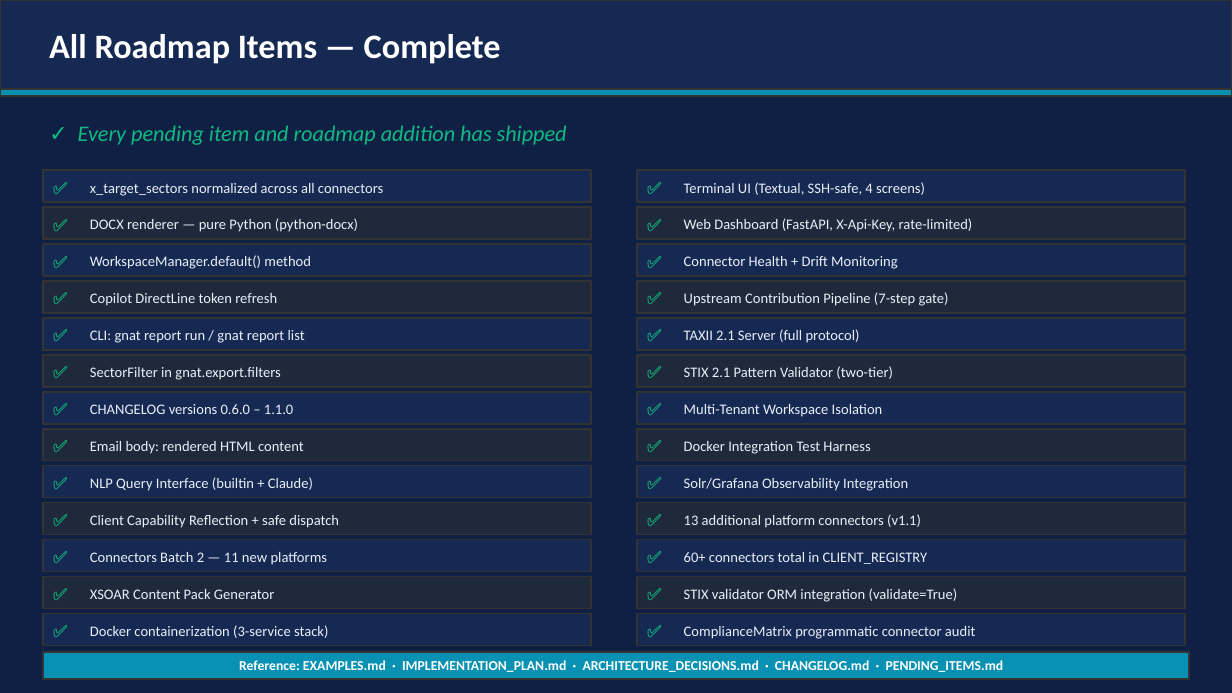
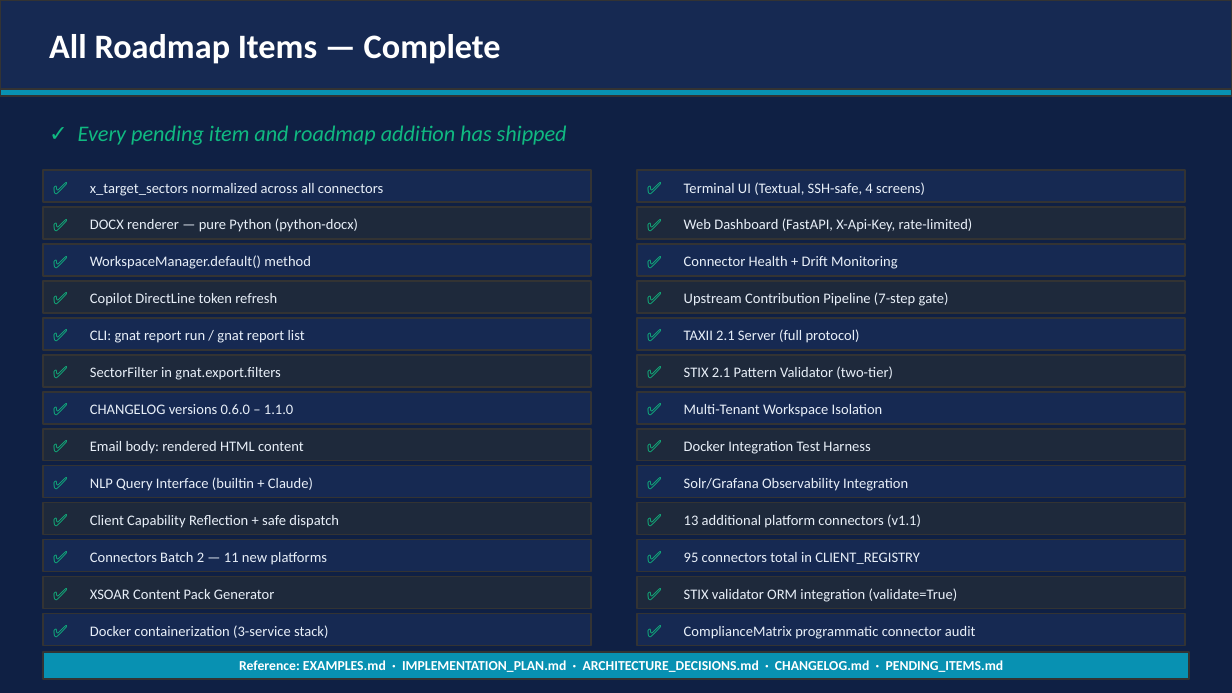
Before and after one commit to wrhalpin/GNAT, a slide deck: slide 26 of GNAT-Presentation.pptx. Drawn at 1232x693 pixels with LibreOffice and Linux fonts; fonts in the diff are those of the drawing. Boxes give left, top, right and bottom in pixels: in the first picture for what was removed or moved away, otherwise in the second. Text is boxed around its words. In the diff, an @@ line names an element or a change of style, - is before the commit and + after.

```diff
--- a/GNAT-Presentation.pptx
+++ b/GNAT-Presentation.pptx
@@ text at (684,552,920,564): text changed @@
-60+ connectors total in CLIENT_REGISTRY
+95 connectors total in CLIENT_REGISTRY
```
Also in this commit, not shown: 10 other slides changed, 3 other files.
